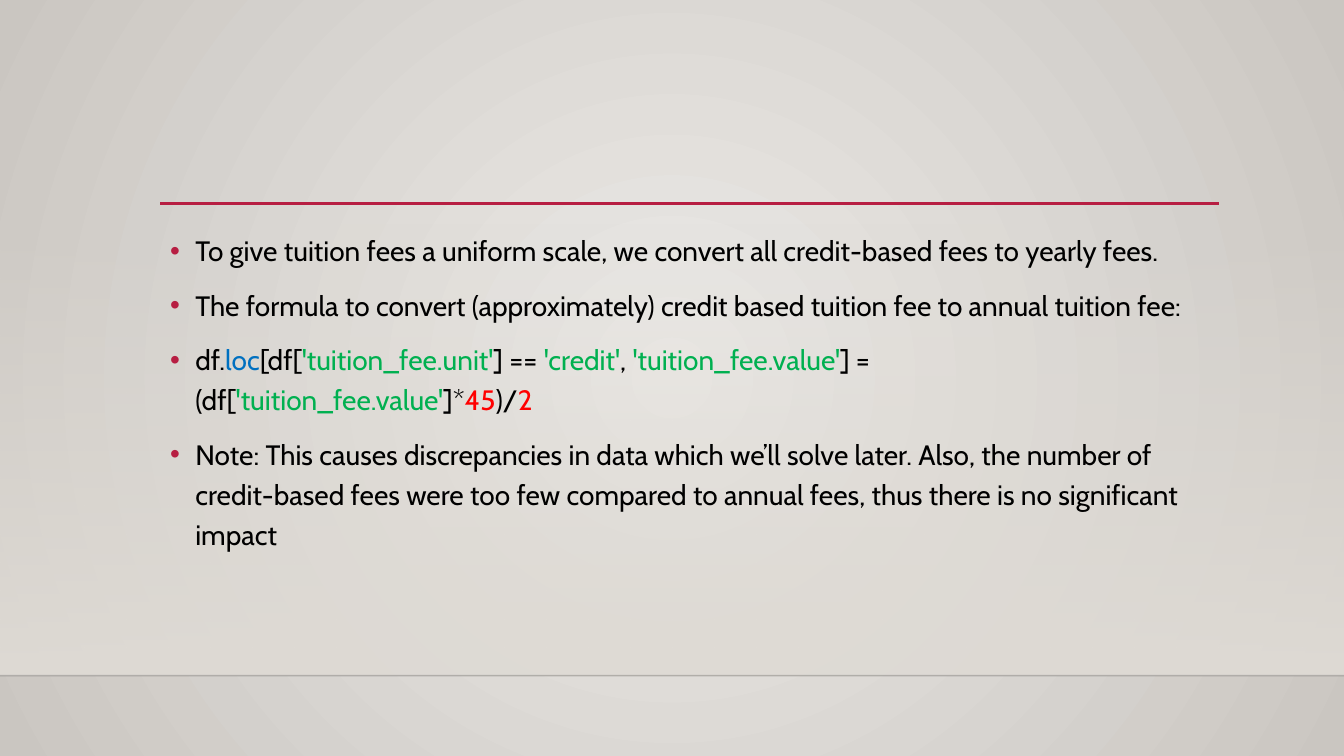
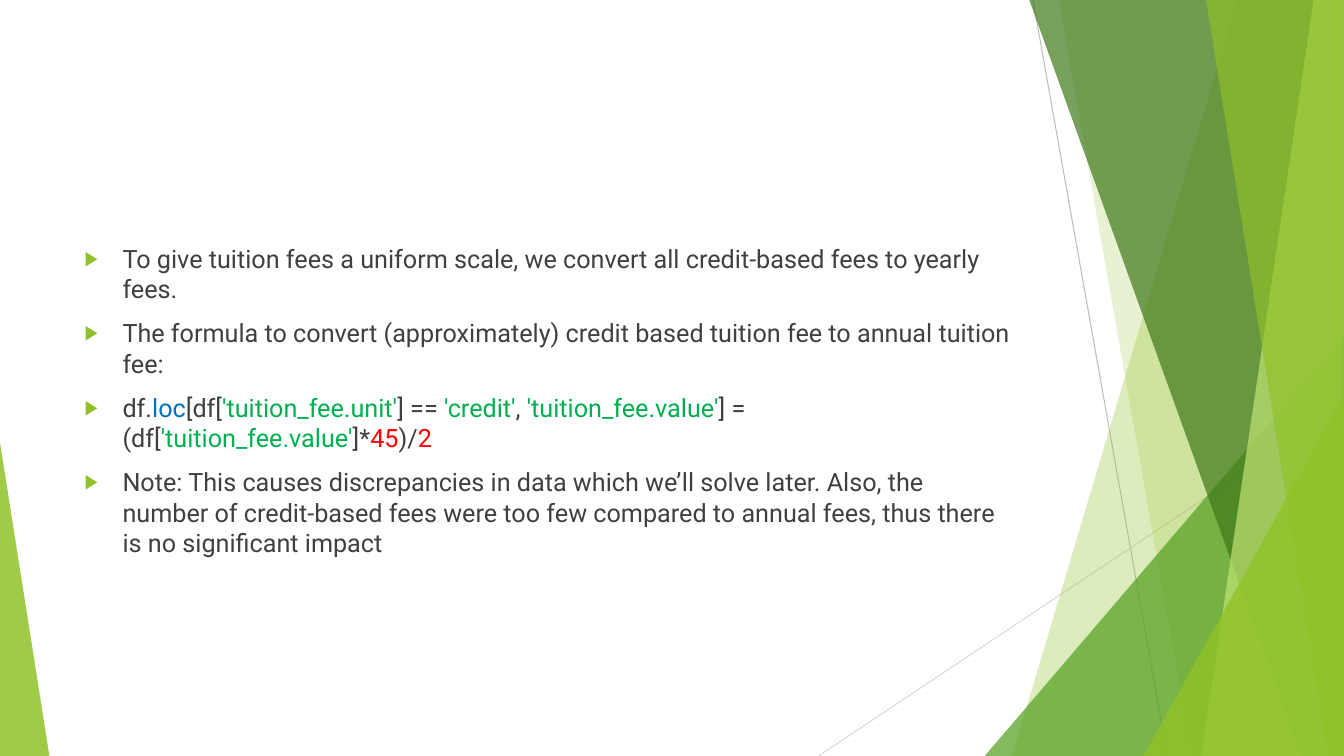
Before and after one commit to deepratnaawale/Capstone, a slide deck: slide 6 of Presentables/Clustering Colleges.pptx. Drawn at 1344x756 pixels with LibreOffice and Linux fonts; fonts in the diff are those of the drawing; background and template pictures are left out. Boxes give left, top, right and bottom in pixels: in the first picture for what was removed or moved away, otherwise in the second. Text is boxed around its words. In the diff, an @@ line names an element or a change of style, - is before the commit and + after.

```diff
--- a/Presentables/Clustering Colleges.pptx
+++ b/Presentables/Clustering Colleges.pptx
@@ background gradient #ECEAE7 to #CAC7C1 to #FFFFFF @@
@@ line removed from (160, 204) to (1220, 204) @@
@@ rectangle removed at box(0, 223, 1344, 676) @@
@@ text "To give tuition fees a ...": place and size @@
-text "To give tuition fees a ..." at box(195, 240, 1180, 552)
+text "To give tuition fees a ..." at box(123, 249, 1010, 558)
@@ text "To give tuition fees a ..." at box(123, 249, 1010, 558): size 20 to 18 pt, font Cabin to Roboto; text colour #000000 to #404040 in "To give tuition fees a uniform scale, ...", "The formula to convert (approximately) credit based ...", "df.loc[df['tuition_fee.unit'] == 'credit', 'tuition_fee.valu ...", "Note: This causes discrepancies in data which ..."; bullet • to ▶; line spacing 1.2 to 1; bullet colour #B71E42 to #90C226 @@
@@ group added at box(0, 0, 1344, 756): 5 freeform shapes, 3 triangles, 2 lines @@
@@ line removed from (0, 676) to (1344, 676) @@
```
Also in this commit, not shown: 11 other slides changed, 2 slides added, 1 other file.
